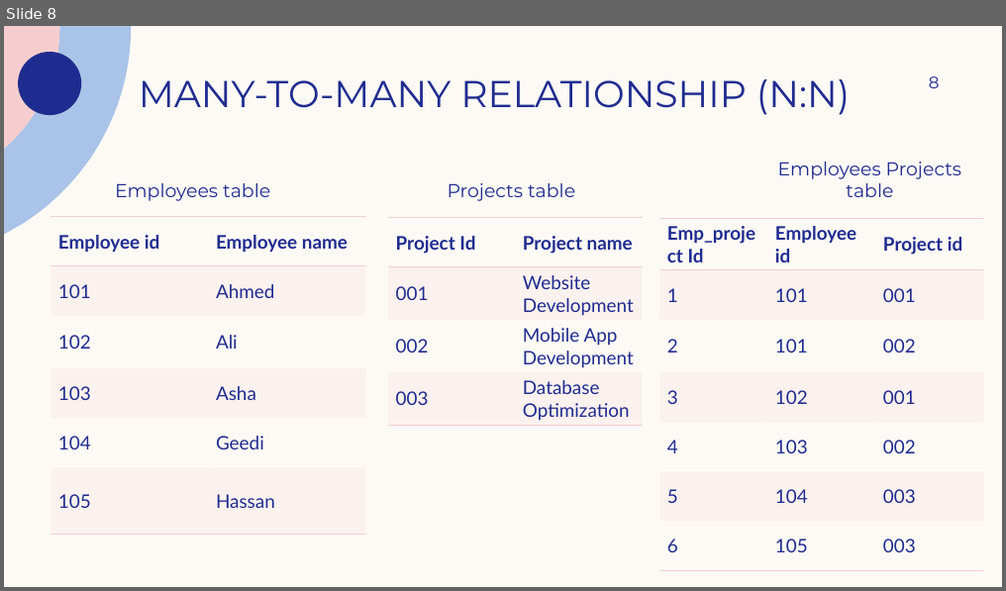
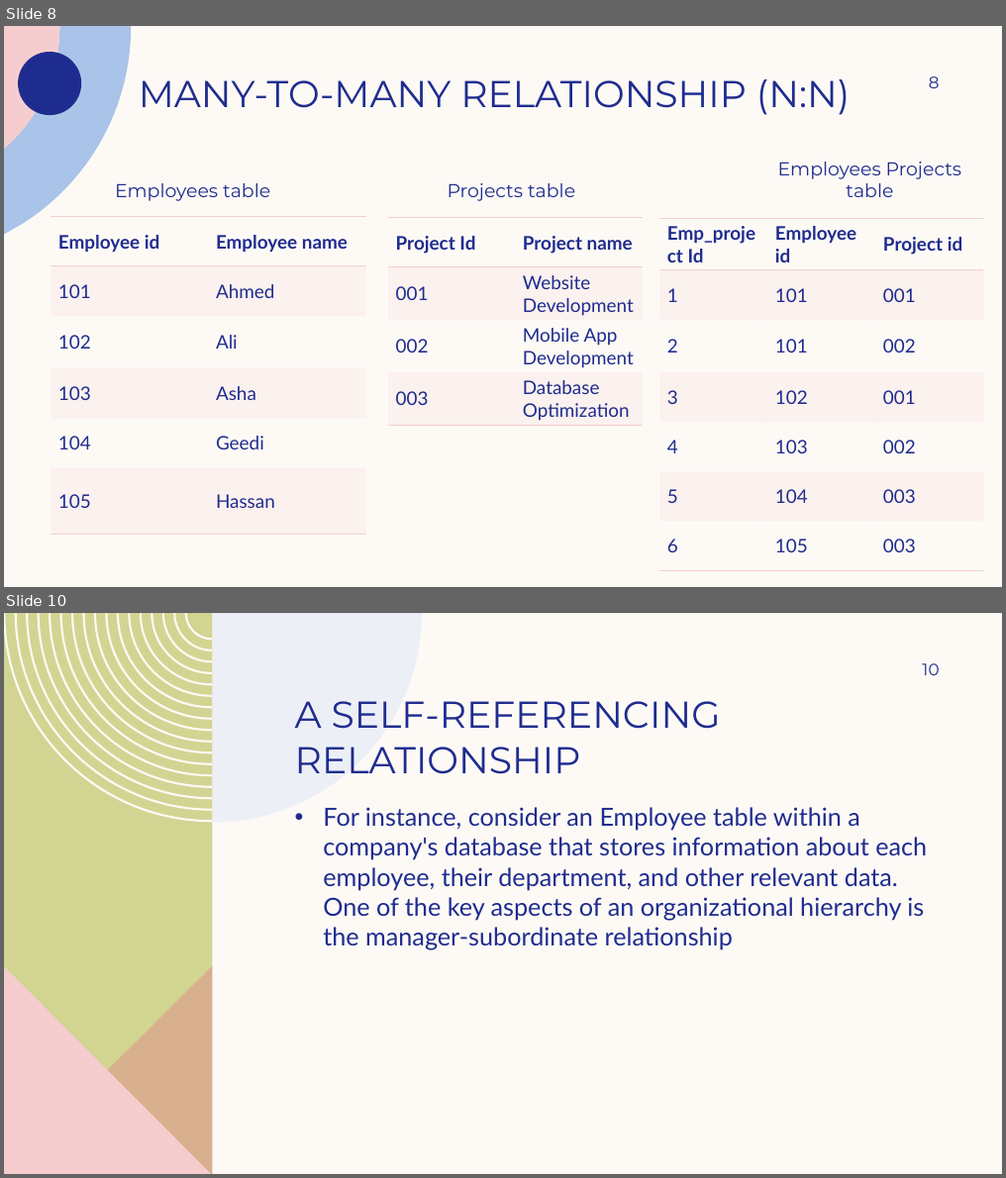
Before and after one commit to som-IT/SQL-slides, a slide deck: database relationships.pptx. Shown one above the other, each under a label of ours: slide 8 before the commit, slides 8 and 10 after it; the slides between them are not shown. The pictures are 1006x591 and 1006x1178 pixels, drawn with LibreOffice and Linux fonts; fonts in the diff are those of the drawing. Boxes give left, top, right and bottom in pixels: in the first picture for what was removed or moved away, otherwise in the second. Text is boxed around its words. In the diff, an @@ line names an element or a change of style, - is before the commit and + after.

```diff
--- a/database relationships.pptx
+++ b/database relationships.pptx
@@ slide 10 added at (4,613,1002,1174), background #FDFAF6 @@
@@ freeform shape added at (4,613,212,1174), fill #D2D592 @@
@@ freeform shape added at (4,613,212,822), fill #FDFAF6 @@
@@ freeform shape added at (212,613,422,823), fill #DDE7F6 at 50% opacity @@
@@ page number added at (922,663,939,675), 16 pt, text #1F2C8F @@
+10
@@ title added at (295,701,721,774), 36 pt, text #1F2C8F @@
+A SELF-REFERENCING RELATIONSHIP
@@ text added at (323,807,927,951), 24 pt, text #1F2C8F @@
+• For instance, consider an Employee table within a company's database that stores information about each employee, their department, and other relevant data. One of the key aspects of an organizational hierarchy is the manager-subordinate relationship
@@ freeform shape added at (4,966,213,1174), fill #DE8C8C at 50% opacity @@
@@ freeform shape added at (4,965,212,1174), fill #F5CDCE @@
```
Also in this commit, not shown: 3 other slides added.
